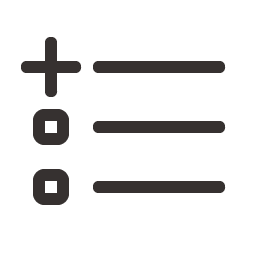
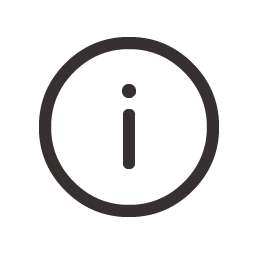
Revision of a layered 256x256 image; what changed, layer by layer:
added group "info" with 1 layers above "download" over bbox(39, 37, 219, 217)
added layer "u" in group "info" over bbox(39, 37, 219, 217)
hid group "download" (1 layers) over bbox(38, 37, 219, 217)
hid group "list_new" (1 layers) over bbox(21, 37, 226, 205)
